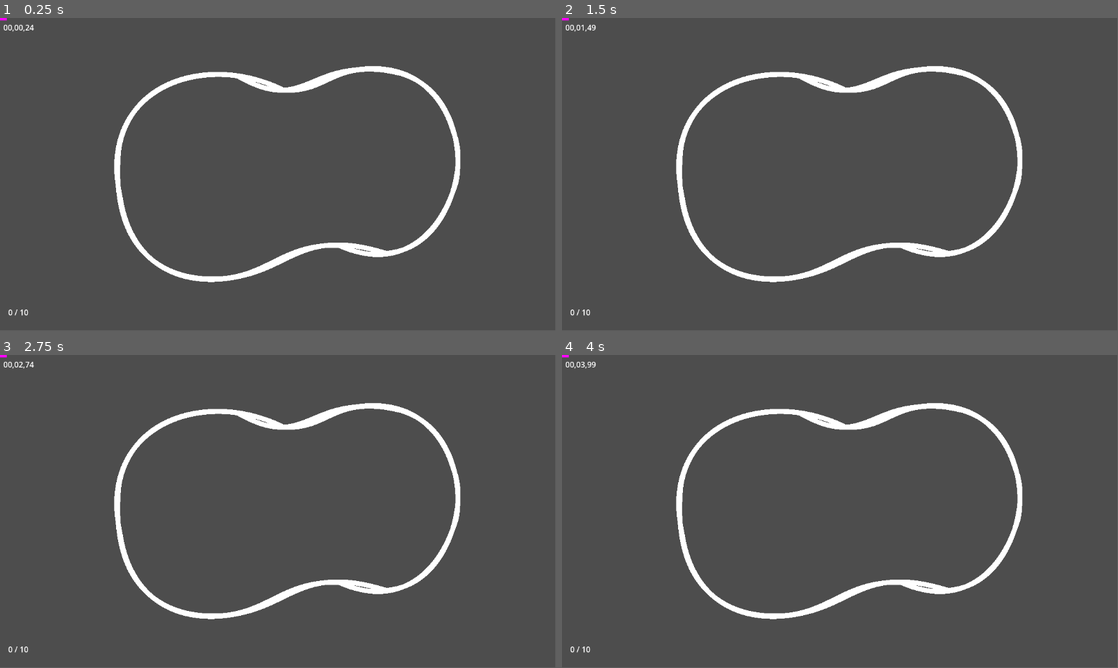
Above: before the commit, frames 1-4 (two rows, left to right).
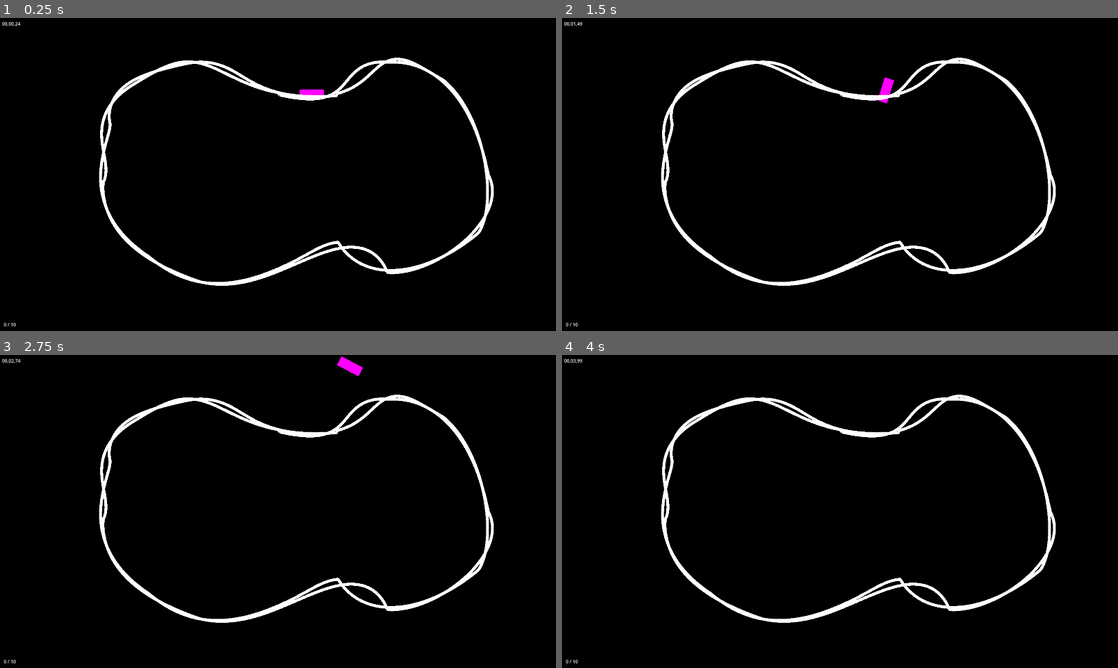
Above: after the commit, the same moments.

Repository: Timjb4235/three-brothers
Game: Godot game, scene res://scenes/main.tscn
Two runs of this game, one before a commit and one after it. Both use one fixed random seed, a clock stepped at 60 frames per second and the inputs below.
Inputs:
- Up to frame 1 (0.25 s): no input
- Up to frame 2 (1.5 s): hold Right (right) 0.53-1.28 s; hold Down (down) from 1.28 s (still down)
- Up to frame 3 (2.75 s): release Down (down) at 2.03 s; hold Right (right) from 2.03 s (still down)
- Up to frame 4 (4 s): release Right (right) at 2.78 s; hold Up (up) 2.78-3.53 s; hold A (left) from 3.53 s (still down)
In our replay, the window is 799x449 before the commit and 800x450 after it. These sizes can differ from the game's own. Grey fills any space a smaller window leaves; there, only what the larger window draws over its background counts as a difference.

The runs differ from the first frame. In frame 1, 99% of the frame differs, in the area x 0-100%, y 0-100%; in frame 2, 99%; in frame 3, 99%; in frame 4, 99%.
Error before the commit: Invalid call. Nonexistent function 'start' in base 'CharacterBody2D'. (res://scripts/world.gd:8)

Commit message:
Add viewport scaling; fix merge errors

Diff:
--- a/project.godot
+++ b/project.godot
@@ -14,6 +14,14 @@
 run/main_scene="res://scenes/main.tscn"
 config/features=PackedStringArray("4.1", "Forward Plus")
 config/icon="res://icon.svg"
+
+[display]
+
+window/size/viewport_width=1920
+window/size/viewport_height=1080
+window/size/window_width_override=1280
+window/size/window_height_override=720
+window/stretch/mode="viewport"
 
 [input]
 
@@ -41,3 +49,13 @@
 , Object(InputEventKey,"resource_local_to_scene":false,"resource_name":"","device":-1,"window_id":0,"alt_pressed":false,"shift_pressed":false,"ctrl_pressed":false,"meta_pressed":false,"pressed":false,"keycode":0,"physical_keycode":87,"key_label":0,"unicode":119,"echo":false,"script":null)
 ]
 }
+toggle_fullscreen={
+"deadzone": 0.5,
+"events": [Object(InputEventKey,"resource_local_to_scene":false,"resource_name":"","device":0,"window_id":0,"alt_pressed":true,"shift_pressed":false,"ctrl_pressed":false,"meta_pressed":false,"pressed":false,"keycode":0,"physical_keycode":4194309,"key_label":0,"unicode":0,"echo":false,"script":null)
+]
+}
+
+[rendering]
+
+environment/defaults/default_clear_color=Color(0, 0, 0, 1)
+anti_aliasing/quality/msaa_2d=3
--- a/scenes/acceleration_particles.tscn
+++ b/scenes/acceleration_particles.tscn
@@ -41,4 +41,3 @@
 lifetime = 0.2
 speed_scale = 1.65
 local_coords = true
-trail_lifetime = 0.01
--- a/scenes/gui.tscn
+++ b/scenes/gui.tscn
@@ -23,9 +23,9 @@
 
 [node name="LapCounter" type="Label" parent="."]
 layout_mode = 0
-offset_left = 17.0
-offset_top = 559.0
-offset_right = 139.0
-offset_bottom = 622.0
+offset_left = 13.0
+offset_top = 1006.0
+offset_right = 135.0
+offset_bottom = 1069.0
 vertical_alignment = 2
 script = ExtResource("2_18tb1")
--- a/scenes/main.tscn
+++ b/scenes/main.tscn
@@ -16,34 +16,6 @@
 
 [node name="Racetrack" parent="World" instance=ExtResource("2_smrmn")]
 
-[node name="StaticBody2D" type="StaticBody2D" parent="World"]
-
-[node name="CollisionPolygon2D" type="CollisionPolygon2D" parent="World/StaticBody2D"]
-position = Vector2(0.00158691, 28.639)
-scale = Vector2(0.999999, 0.960993)
-polygon = PackedVector2Array(1230, -30.8421, 1188, 646.582, 1152, 654.907, 1150, -29.8015)
-
-[node name="StaticBody2D3" type="StaticBody2D" parent="World"]
-
-[node name="CollisionPolygon2D" type="CollisionPolygon2D" parent="World/StaticBody2D3"]
-position = Vector2(-58823.1, -185.703)
-scale = Vector2(52.2444, 0.267476)
-polygon = PackedVector2Array(1151, 1, 1148, 563, 1125.85, 610.824, 1126.02, -3.83423)
-
-[node name="StaticBody2D4" type="StaticBody2D" parent="World"]
-
-[node name="CollisionPolygon2D" type="CollisionPolygon2D" parent="World/StaticBody2D4"]
-position = Vector2(0.00158691, 28.639)
-scale = Vector2(0.999999, 0.960993)
-polygon = PackedVector2Array(-9.0016, 641.379, 1151, 641.379, 1179, 768.331, -22.0016, 712.14)
-
-[node name="StaticBody2D2" type="StaticBody2D" parent="World"]
-
-[node name="CollisionPolygon2D" type="CollisionPolygon2D" parent="World/StaticBody2D2"]
-position = Vector2(-34.394, 28.639)
-scale = Vector2(1.14583, 0.960993)
-polygon = PackedVector2Array(6.99842, 645.542, -29.0016, 656.988, -29.0016, -32.9233, 2.99842, -35.0044)
-
 [node name="GUI" parent="." instance=ExtResource("3_tf0ds")]
 
 [connection signal="lap_finished" from="World/Player" to="." method="_on_player_lap_finished"]
--- a/scenes/player.tscn
+++ b/scenes/player.tscn
@@ -1,6 +1,6 @@
 [gd_scene load_steps=4 format=3 uid="uid://buvcruwwghpbq"]
 
-[ext_resource type="Script" path="res://scenes/player.gd" id="1_h2hqr"]
+[ext_resource type="Script" path="res://scripts/player.gd" id="1_h2hqr"]
 [ext_resource type="PackedScene" path="res://scenes/acceleration_particles.tscn" id="2_f4bbw"]
 
 [sub_resource type="PlaceholderTexture2D" id="PlaceholderTexture2D_0ni0u"]
@@ -12,9 +12,10 @@
 polygon = PackedVector2Array(14, -5, -10, -5, -11, 4, 14, 5)
 
 [node name="Sprite" type="Sprite2D" parent="."]
-position = Vector2(0.500001, -0.5)
-scale = Vector2(27, 11)
+position = Vector2(0, -9.53674e-07)
+scale = Vector2(84, 34.2222)
 texture = SubResource("PlaceholderTexture2D_0ni0u")
 
 [node name="AccelerationParticles" parent="." instance=ExtResource("2_f4bbw")]
-position = Vector2(-16, -1)
+z_index = -1
+position = Vector2(-43, 0)
--- a/scenes/racetrack.tscn
+++ b/scenes/racetrack.tscn
@@ -1,12 +1,12 @@
-[gd_scene load_steps=3 format=3 uid="uid://c44xsohkjf6li"]
+[gd_scene load_steps=3 format=3 uid="uid://cmsk4f5x8q77p"]
 
 [ext_resource type="Script" path="res://scripts/racetrack.gd" id="1_6hoh6"]
 
 [sub_resource type="Curve2D" id="Curve2D_x2siw"]
 _data = {
-"points": PackedVector2Array(-97.437, -27.5969, 97.437, 27.5969, 544, 136, -109.291, -8.5407, 109.291, 8.5407, 784, 112, -4.71937, -78.3416, 4.71937, 78.3416, 944, 288, 136.187, 22.653, -136.187, -22.653, 752, 480, 110.572, -9.0459, -110.572, 9.0459, 464, 536, 3.6557, 164.162, -3.6557, -164.162, 248, 320, -143, -46, 143, 46, 544, 136)
+"points": PackedVector2Array(-192.843, 4.75198, 192.843, -4.75198, 1065, 263, -186.455, -61.1908, 186.455, 61.1908, 1437, 184, 22.9099, -131.635, -22.9099, 131.635, 1670, 642, 152.275, 93.2538, -152.275, -93.2538, 1253, 826, 274.783, 134.611, -274.783, -134.611, 603, 867, -8.93185, 77.6354, 8.93185, -77.6354, 369, 465, -204.071, 77.3279, 204.071, -77.3279, 559, 191, -257.314, -11.7725, 257.314, 11.7725, 1065, 263)
 }
-point_count = 7
+point_count = 8
 
 [node name="Racetrack" type="Node2D"]
 script = ExtResource("1_6hoh6")
--- a/scripts/main.gd
+++ b/scripts/main.gd
@@ -3,15 +3,17 @@
 @onready var player: CharacterBody2D = get_node("World/Player")
 @onready var lapcount: Label = get_node("GUI/LapCounter")
 
-# Called when the node enters the scene tree for the first time.
 func _ready():
 	lapcount.start(player.lap_finished)
 
-
-# Called every frame. 'delta' is the elapsed time since the previous frame.
 func _process(delta):
-	pass
-
+	if Input.is_action_just_pressed("toggle_fullscreen"):
+		var current_mode = DisplayServer.window_get_mode()
+		if current_mode == DisplayServer.WINDOW_MODE_WINDOWED:
+			DisplayServer.window_set_mode(DisplayServer.WINDOW_MODE_FULLSCREEN)
+		else:
+			DisplayServer.window_set_mode(DisplayServer.WINDOW_MODE_WINDOWED)
+			DisplayServer.window_set_flag(DisplayServer.WINDOW_FLAG_BORDERLESS, false)
 
 func _on_player_lap_finished():
 	pass # Replace with function body.
--- a/scripts/player.gd
+++ b/scripts/player.gd
@@ -23,13 +23,12 @@
 
 # Called when the node enters the scene tree for the first time.
 func _ready():
-		velocity = Vector2(INITIAL_SPEED * cos(deg_to_rad(rotation)), INITIAL_SPEED * sin(deg_to_rad(rotation)))
+	velocity = Vector2(INITIAL_SPEED * cos(deg_to_rad(rotation)), INITIAL_SPEED * sin(deg_to_rad(rotation)))
 
 func start(racetrack):
 	_racetrack = racetrack
 	position = _racetrack.get_start_position()
 
-@warning_ignore("unused_parameter")
 func _process(delta):
 	accel_particles.emitting = accel_input > 0
 	lap_progress = _racetrack.get_lap_progress(position)
--- a/scripts/racetrack.gd
+++ b/scripts/racetrack.gd
@@ -1,7 +1,7 @@
 extends Node2D
 
 # Width of the track, in pixels
-const TRACK_WIDTH: float = 100
+const TRACK_WIDTH: float = 200
 
 # A reference to the Path2D node that defines the racetrack curve.
 @onready var _path: Path2D = get_node("Path2D")
@@ -35,6 +35,7 @@
 
 func _ready():
 	rebuild_track()
+
 	#add_child(_track_line)
 	add_child(_inner_line)
 	add_child(_outer_line)
--- a/scripts/world.gd
+++ b/scripts/world.gd
@@ -15,15 +15,17 @@
 
 func save_score(name, time):
 	var f = FileAccess.open("res://savegame.save", FileAccess.READ_WRITE)
-	f.seek_end()
-	f.store_line("{0}, {1}".format([name, time], "{_}"))
-	f.close()
+	if f and f.is_open():
+		f.seek_end()
+		f.store_line("{0}, {1}".format([name, time], "{_}"))
+		f.close()
 
 func load_scores():
 	var f = FileAccess.open("res://savegame.save", FileAccess.READ)
-	var index = 1
-	while not f.eof_reached():
-		var line = f.get_line()
-		print(line)
-		index += 1
-	f.close()
+	if f and f.is_open():
+		var index = 1
+		while not f.eof_reached():
+			var line = f.get_line()
+			print(line)
+			index += 1
+		f.close()
Not shown: 1 places in scenes/acceleration_particles.tscn that only renumber resources
Not shown: 1 places in scenes/gui.tscn that only renumber resources
Not shown: 1 places in scenes/main.tscn that only renumber resources
